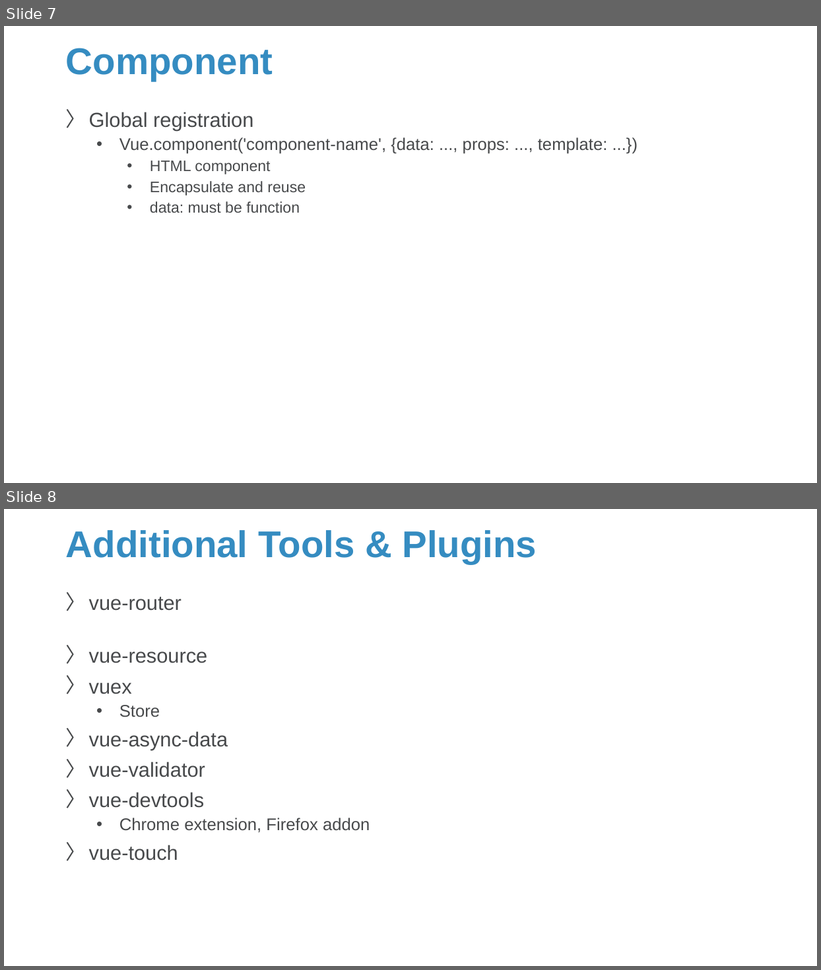
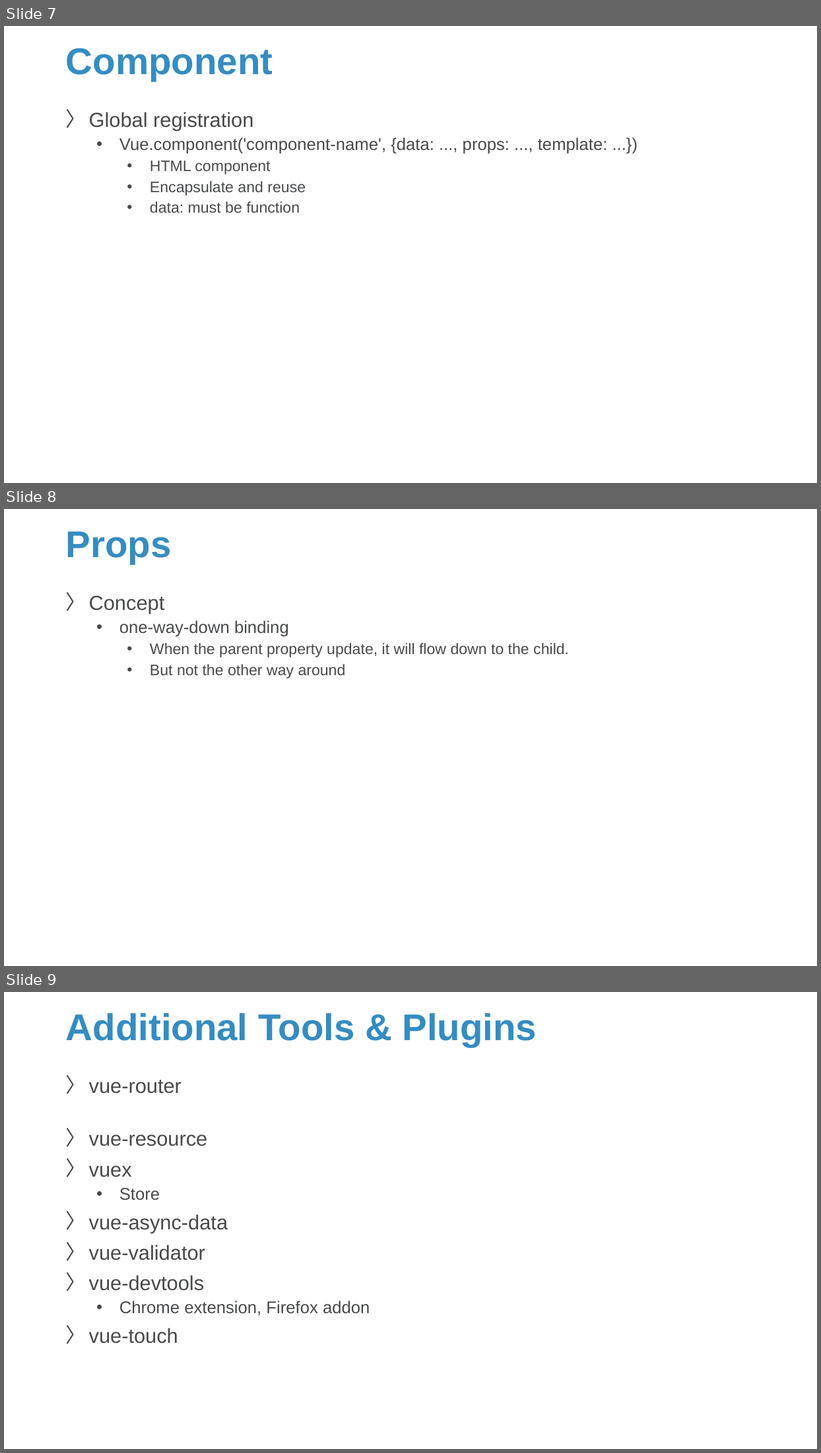
Before and after one commit to Sparks-Lu/TechNotes, a slide deck: Web/Vue-Notes.pptx. Shown one above the other, each under a label of ours: slides 7 and 8 before the commit, slides 7, 8 and 9 after it. The pictures are 821x970 and 821x1453 pixels, drawn with LibreOffice and Linux fonts; fonts in the diff are those of the drawing; background and template pictures are left out. Boxes give left, top, right and bottom in pixels: in the first picture for what was removed or moved away, otherwise in the second. Text is boxed around its words. In the diff, an @@ line names an element or a change of style, - is before the commit and + after.

```diff
--- a/Web/Vue-Notes.pptx
+++ b/Web/Vue-Notes.pptx
@@ slide 8 added at [4,509,817,966], background picture (left out) @@
@@ title added at [66,531,172,564], 44 pt, text #358CC1, bold @@
+Props
@@ text added at [89,595,569,679], 18 pt, text #47494B @@
+〉 Concept
+  • one-way-down binding
+    • When the parent property update, it will flow down to the child.
+    • But not the other way around
@@ what was slide 8 is now slide 9 @@
```
Also in this commit, not shown: 13 other files.
